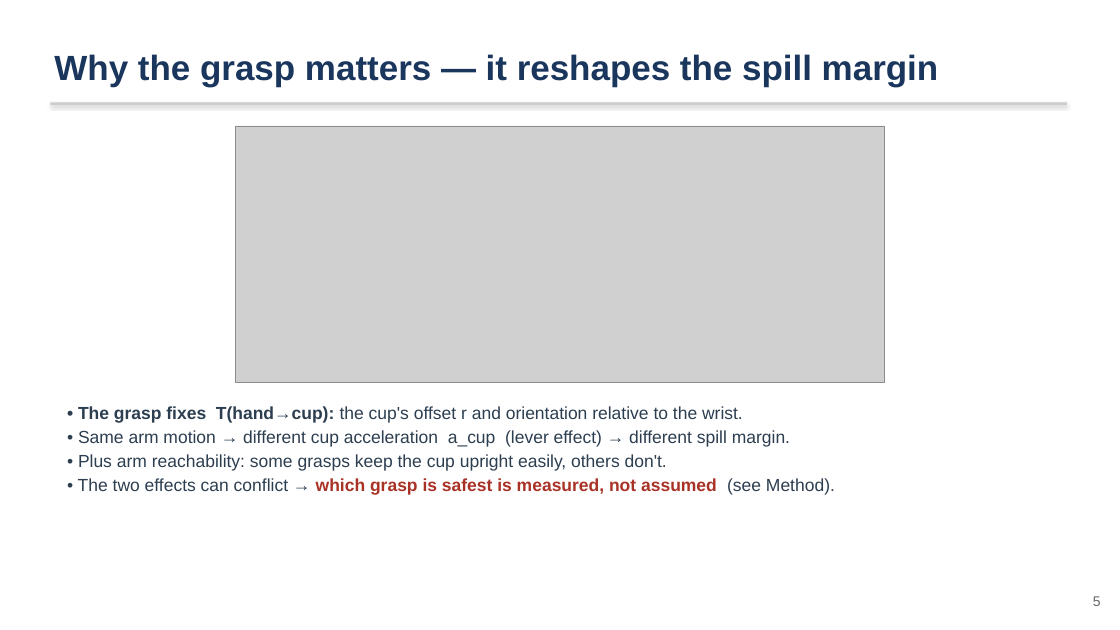
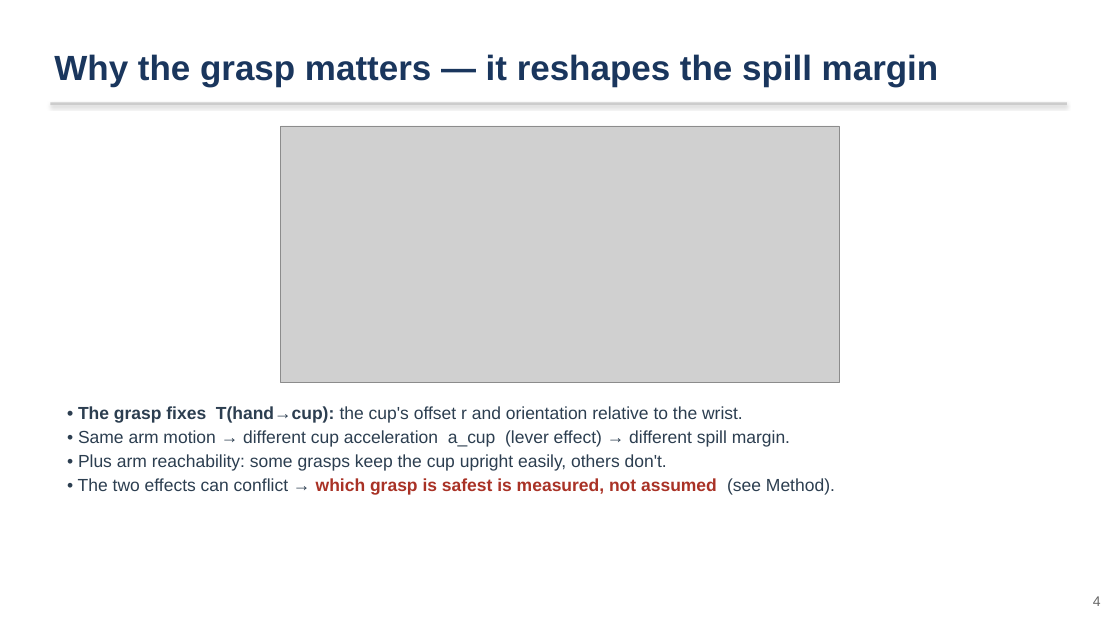
Before and after one commit to jihoon3125/spill-free-mug-trasport, a slide deck: slide 4 of docs/slides_proposal_editable.pptx (slide 5 before the commit). Drawn at 1120x630 pixels with LibreOffice and Linux fonts; fonts in the diff are those of the drawing; grey boxes stand for pictures. Boxes give left, top, right and bottom in pixels: in the first picture for what was removed or moved away, otherwise in the second. Text is boxed around its words. In the diff, an @@ line names an element or a change of style, - is before the commit and + after.

```diff
--- a/docs/slides_proposal_editable.pptx
+++ b/docs/slides_proposal_editable.pptx
@@ picture: place and size @@
-picture at (235,126,885,382)
+picture at (281,126,839,382)
@@ text at (1093,596,1101,606): text changed @@
-5
+4
```
Also in this commit, not shown: 3 other slides changed, 2 slides added, 3 slides removed, 8 other files.
